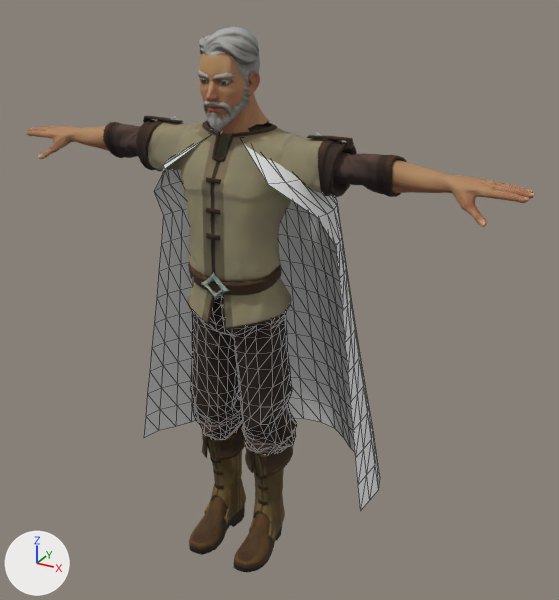
An edit to the glTF model assets/quaternius/chars/male_peasant.glb, drawn before and after from the same camera.
Camera for both pictures: a 50 mm lens placed at (1.264, -1.987, 2.015), pointed at (0.067, 0.189, 0.927). The axes (+X, +Y, +Z) are drawn at lower left. The lights are the same throughout. The older version comes first. Mesh edges are drawn as thin lines on the coarser meshes.

The older version as bpy lines, for what is in view:
```python
me_cloak = bpy.data.meshes.new('Cloak')
me_cloak.from_pydata(...)  # 273 vertices, 480 faces; spans x -0.5..0.462, y -0.092..0.533, z 0.24..1.53
me_cloak.materials.append(mat_garment)  # white #e7e7e7
me_male_peasant_body = bpy.data.meshes.new('Male_Peasant_Body')
me_male_peasant_body.from_pydata(...)  # 1988 vertices, 3856 faces; spans x -0.373..0.373, y -0.125..0.184, z 0.921..1.559
me_male_peasant_body.materials.append(mat_mi_peasant)
me_sphere_005_retopology_004 = bpy.data.meshes.new('Sphere.005_Retopology.004')
me_sphere_005_retopology_004.from_pydata(...)  # 1439 vertices, 2844 faces; spans x -0.093..0.093, y -0.115..0.123, z 1.535..1.81
me_sphere_005_retopology_004.materials.append(mat_mi_superhero_male)
ob_cloak = bpy.data.objects.new('Cloak', me_cloak)
ob_cloak.location = (0.0, 0.0, 0.0)
ob_male_peasant_body = bpy.data.objects.new('Male_Peasant_Body', me_male_peasant_body)
ob_male_peasant_body.location = (0.0, 0.0, 0.0)
ob_superhero_male = bpy.data.objects.new('SuperHero_Male', me_sphere_005_retopology_004)
ob_superhero_male.location = (0.0, 0.0, 0.0)
# also in view: 'Male_Peasant_Feet' at (0.0, -0.003, 0.222); 'Male_Peasant_Legs' at (0.0, 0.037, 0.728); 'Hair_Beard' at (0.0, -0.044, 1.619); 'Hair_SimpleParted' at (0.002, 0.015, 1.75); 'Male_Peasant_Arms' at (0.0, 0.055, 1.449)
```
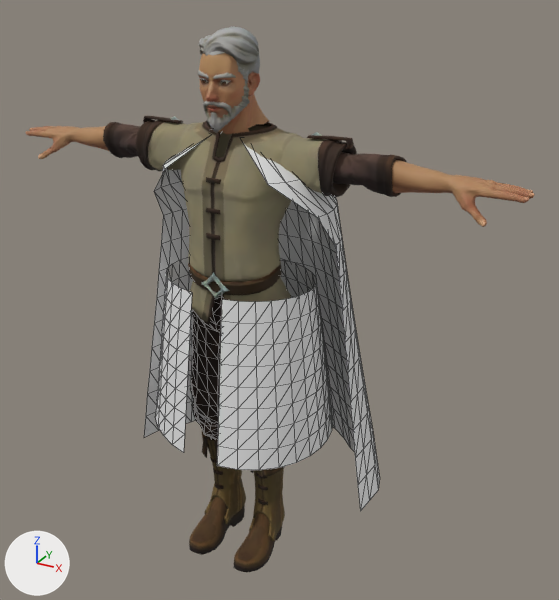
Diff of the bpy script that builds the scene:
```diff
--- a/assets/quaternius/chars/male_peasant.glb.py
+++ b/assets/quaternius/chars/male_peasant.glb.py
@@ me_coat @@
+me_coat.from_pydata(...)  # 261 vertices, 448 faces; spans x -0.34..0.321, y -0.239..0.328, z 0.5..1.059
+me_coat.materials.append(mat_garment)  # white #e7e7e7
@@ ob_coat @@
+ob_coat = bpy.data.objects.new('Coat', me_coat)
+ob_coat.location = (0.0, 0.0, 0.0)
```

Pixel boxes (x1, y1, x2, y2) of what changed, in the pictures (559 x 600 px):
'Coat', added: after (156, 257, 333, 470)
'Male_Peasant_Legs', unchanged, covered by the edit: before (190, 295, 297, 454); after (190, 295, 222, 439)
